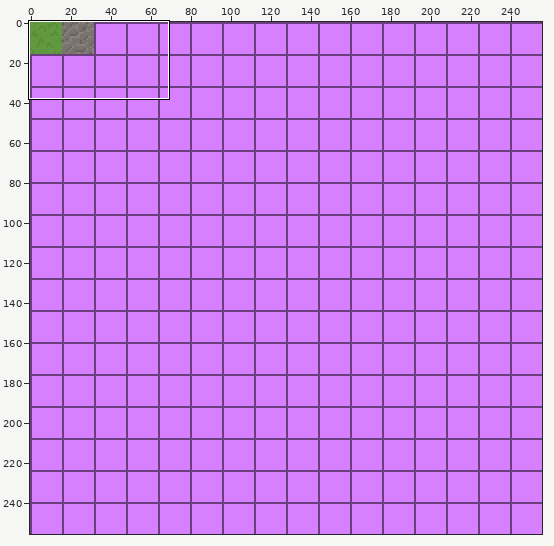
Sprite sheet, stored at src/main/resources/textures/terrain.png. Above, an overview of the earlier version with the close-up marked.
Close-up. Before the commit:
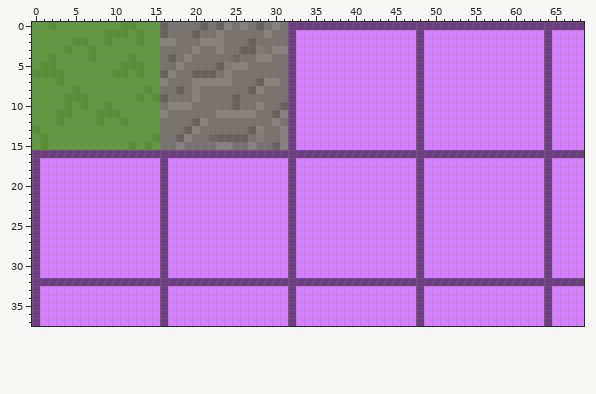
The file is 256x256 pixels. Colours within 5 levels of each other are drawn and written as one. Shown: x 0..68, y 0..37.
The same view after the edit:
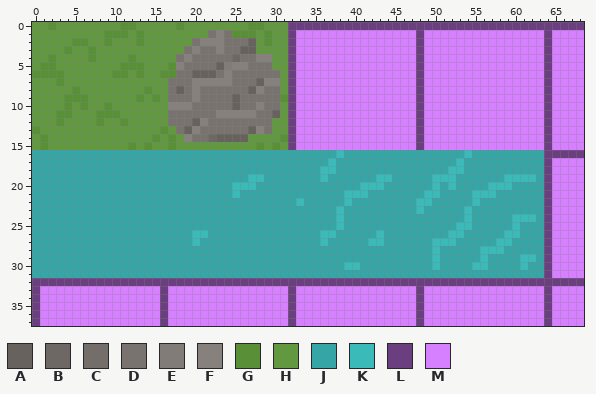
Palette (. is transparent): A #67625e  B #6e6864  C #736e6a  D #79736f  E #817c78  F #87817e  G #599037  H #629840  J #35a5a5  K #3bbaba  L #6b3f7f  M #d67fff
Changes in this commit:
@@ x 0..68 @@
- 0 HHGHHHHHHHHGGHHHADDDDADAFDFDADFDLLLLLLLLLLLLLLLLLLLLLLLLLLLLLLLLLLLLL
- 1 HHHHHHHHHGGGHGHHADDDADDFDDDDDFDDLMMMMMMMMMMMMMMMLMMMMMMMMMMMMMMMLMMMM
- 2 HHHHHGGHHGHHHGHHFFDDDFFFDDDADDDDLMMMMMMMMMMMMMMMLMMMMMMMMMMMMMMMLMMMM
- 3 HHHHGHHGHHHHHHHHDDDDFDDFDDAAEDFFLMMMMMMMMMMMMMMMLMMMMMMMMMMMMMMMLMMMM
- 4 HHGHHHHGHHHHGHHHDADFDDDDDBDDFFDDLMMMMMMMMMMMMMMMLMMMMMMMMMMMMMMMLMMMM
- 5 HGGHHHHHHHHGGGHHDCFDDDDAEFFDDDDDLMMMMMMMMMMMMMMMLMMMMMMMMMMMMMMMLMMMM
- 6 GGGGHHHHHHGGHGHHAFDDAAADFDDDDDDDLMMMMMMMMMMMMMMMLMMMMMMMMMMMMMMMLMMMM
- 7 HHHGHHHHHHHHHHHHFDDDFFFFFDDDAFFDLMMMMMMMMMMMMMMMLMMMMMMMMMMMMMMMLMMMM
- 8 HHHHHGHHHHHHHHGHDDADFDDDDDDAFDDDLMMMMMMMMMMMMMMMLMMMMMMMMMMMMMMMLMMMM
- 9 HHHHGGGHHHHHHGHGADDDFDDDDADDDDDDLMMMMMMMMMMMMMMMLMMMMMMMMMMMMMMMLMMMM
-10 HHHHGHGHHGHHHHHHDFFFDDDDDADDFDDALMMMMMMMMMMMMMMMLMMMMMMMMMMMMMMMLMMMM
-11 HHHGGHHHGGGHHHHHFDDDDDDFFFFFDDAFLMMMMMMMMMMMMMMMLMMMMMMMMMMMMMMMLMMMM
-12 HHHGHHHHGHHGHHHHDDDDAFDDDDDDDDFDLMMMMMMMMMMMMMMMLMMMMMMMMMMMMMMMLMMMM
-13 GHHHHHHHHHHHHHHHDDDAFDDDDDDAFDDFLMMMMMMMMMMMMMMMLMMMMMMMMMMMMMMMLMMMM
-14 HGHHHHHHHHHHHHHGDDAFDDBAAAADEDDFLMMMMMMMMMMMMMMMLMMMMMMMMMMMMMMMLMMMM
-15 HGHHHHHHHHHHGHGHDDFDDDDFFDDFDDAFLMMMMMMMMMMMMMMMLMMMMMMMMMMMMMMMLMMMM
-16 LLLLLLLLLLLLLLLLLLLLLLLLLLLLLLLLLLLLLLLLLLLLLLLLLLLLLLLLLLLLLLLLLLLLL
-17 LMMMMMMMMMMMMMMMLMMMMMMMMMMMMMMMLMMMMMMMMMMMMMMMLMMMMMMMMMMMMMMMLMMMM
-18 LMMMMMMMMMMMMMMMLMMMMMMMMMMMMMMMLMMMMMMMMMMMMMMMLMMMMMMMMMMMMMMMLMMMM
-19 LMMMMMMMMMMMMMMMLMMMMMMMMMMMMMMMLMMMMMMMMMMMMMMMLMMMMMMMMMMMMMMMLMMMM
-20 LMMMMMMMMMMMMMMMLMMMMMMMMMMMMMMMLMMMMMMMMMMMMMMMLMMMMMMMMMMMMMMMLMMMM
-21 LMMMMMMMMMMMMMMMLMMMMMMMMMMMMMMMLMMMMMMMMMMMMMMMLMMMMMMMMMMMMMMMLMMMM
-22 LMMMMMMMMMMMMMMMLMMMMMMMMMMMMMMMLMMMMMMMMMMMMMMMLMMMMMMMMMMMMMMMLMMMM
-23 LMMMMMMMMMMMMMMMLMMMMMMMMMMMMMMMLMMMMMMMMMMMMMMMLMMMMMMMMMMMMMMMLMMMM
-24 LMMMMMMMMMMMMMMMLMMMMMMMMMMMMMMMLMMMMMMMMMMMMMMMLMMMMMMMMMMMMMMMLMMMM
-25 LMMMMMMMMMMMMMMMLMMMMMMMMMMMMMMMLMMMMMMMMMMMMMMMLMMMMMMMMMMMMMMMLMMMM
-26 LMMMMMMMMMMMMMMMLMMMMMMMMMMMMMMMLMMMMMMMMMMMMMMMLMMMMMMMMMMMMMMMLMMMM
-27 LMMMMMMMMMMMMMMMLMMMMMMMMMMMMMMMLMMMMMMMMMMMMMMMLMMMMMMMMMMMMMMMLMMMM
-28 LMMMMMMMMMMMMMMMLMMMMMMMMMMMMMMMLMMMMMMMMMMMMMMMLMMMMMMMMMMMMMMMLMMMM
-29 LMMMMMMMMMMMMMMMLMMMMMMMMMMMMMMMLMMMMMMMMMMMMMMMLMMMMMMMMMMMMMMMLMMMM
-30 LMMMMMMMMMMMMMMMLMMMMMMMMMMMMMMMLMMMMMMMMMMMMMMMLMMMMMMMMMMMMMMMLMMMM
-31 LMMMMMMMMMMMMMMMLMMMMMMMMMMMMMMMLMMMMMMMMMMMMMMMLMMMMMMMMMMMMMMMLMMMM
+ 0 HHGHHHHHHHHGGHHHHHGHHHHHHHHGGHHHLLLLLLLLLLLLLLLLLLLLLLLLLLLLLLLLLLLLL
+ 1 HHHHHHHHHGGGHGHHHHHHHHDFDGGGHGHHLMMMMMMMMMMMMMMMLMMMMMMMMMMMMMMMLMMMM
+ 2 HHHHHGGHHGHHHGHHHHHHDFFFDDDAHGHHLMMMMMMMMMMMMMMMLMMMMMMMMMMMMMMMLMMMM
+ 3 HHHHGHHGHHHHHHHHHHHDFDDFDDAAHHHHLMMMMMMMMMMMMMMMLMMMMMMMMMMMMMMMLMMMM
+ 4 HHGHHHHGHHHHGHHHHHDFDDDDDBDDFFHHLMMMMMMMMMMMMMMMLMMMMMMMMMMMMMMMLMMMM
+ 5 HGGHHHHHHHHGGGHHHGFDDDDAEFFDDDHHLMMMMMMMMMMMMMMMLMMMMMMMMMMMMMMMLMMMM
+ 6 GGGGHHHHHHGGHGHHGGDDAAADFDDDDDDHLMMMMMMMMMMMMMMMLMMMMMMMMMMMMMMMLMMMM
+ 7 HHHGHHHHHHHHHHHHHDDDFFFFFDDDAFFHLMMMMMMMMMMMMMMMLMMMMMMMMMMMMMMMLMMMM
+ 8 HHHHHGHHHHHHHHGHHDADFDDDDDDAFDDHLMMMMMMMMMMMMMMMLMMMMMMMMMMMMMMMLMMMM
+ 9 HHHHGGGHHHHHHGHGHDDDFDDDDADDDDDGLMMMMMMMMMMMMMMMLMMMMMMMMMMMMMMMLMMMM
+10 HHHHGHGHHGHHHHHHHFFFDDDDDADDFDDHLMMMMMMMMMMMMMMMLMMMMMMMMMMMMMMMLMMMM
+11 HHHGGHHHGGGHHHHHHDDDDDDFFFFFDDAHLMMMMMMMMMMMMMMMLMMMMMMMMMMMMMMMLMMMM
+12 HHHGHHHHGHHGHHHHHDDDAFDDDDDDDDHHLMMMMMMMMMMMMMMMLMMMMMMMMMMMMMMMLMMMM
+13 GHHHHHHHHHHHHHHHGHDAFDDDDDDAFDHHLMMMMMMMMMMMMMMMLMMMMMMMMMMMMMMMLMMMM
+14 HGHHHHHHHHHHHHHGHGHFDDBAAAAHHHHGLMMMMMMMMMMMMMMMLMMMMMMMMMMMMMMMLMMMM
+15 HGHHHHHHHHHHGHGHHGHHHHHHHHHHGHGHLMMMMMMMMMMMMMMMLMMMMMMMMMMMMMMMLMMMM
+16 JJJJJJJJJJJJJJJJJJJJJJJJJJJJJJJJJJJJJJKJJJJJJJJJJJJJJJKJJJJJJJJJLLLLL
+17 JJJJJJJJJJJJJJJJJJJJJJJJJJJJJJJJJJJJJKJJJJJJJJJJJJJJJKJJJJJJJJJJLMMMM
+18 JJJJJJJJJJJJJJJJJJJJJJJJJJJJJJJJJJJJKKJJJJJJJJJJJJJJKKJJJJJJJJJJLMMMM
+19 JJJJJJJJJJJJJJJJJJJJJJJJJJJKKJJJJJJJKJJJJJJKKJJJJJKKKJJJJJJKKKKJLMMMM
+20 JJJJJJJJJJJJJJJJJJJJJJJJJKKKJJJJJJJJJJJJJKKKJJJJJJKJKJJJJKKKJJJJLMMMM
+21 JJJJJJJJJJJJJJJJJJJJJJJJJKJJJJJJJJJJJJJKKKJJJJJJJKKJJJJKKKJJJJJJLMMMM
+22 JJJJJJJJJJJJJJJJJJJJJJJJJJJJJJJJJKJJJJJKJJJJJJJJKKJJJJJKJJJJJJJJLMMMM
+23 JJJJJJJJJJJJJJJJJJJJJJJJJJJJJJJJJJJJJJKJJJJJJJJJKJJJJJKJJJJJJJJJLMMMM
+24 JJJJJJJJJJJJJJJJJJJJJJJJJJJJJJJJJJJJJJKJJJJJJJJJJJJJJJKJJJJJKKKJLMMMM
+25 JJJJJJJJJJJJJJJJJJJJJJJJJJJJJJJJJJJJJJKJJJJJJJJJJJJJJKKJJJJJKJJJLMMMM
+26 JJJJJJJJJJJJJJJJJJJJKKJJJJJJJJJJJJJJKKJJJJJKJJJJJJJJKKJJJJJKKJJJLMMMM
+27 JJJJJJJJJJJJJJJJJJJJKJJJJJJJJJJJJJJJKJJJJJKKJJJJJJKKKJJJJJKKJJJJLMMMM
+28 JJJJJJJJJJJJJJJJJJJJJJJJJJJJJJJJJJJJJJJJJJJJJJJJJJKJJJJJKKKJJJJJLMMMM
+29 JJJJJJJJJJJJJJJJJJJJJJJJJJJJJJJJJJJJJJJJJJJJJJJJJJKJJJJJKJJJJKKJLMMMM
+30 JJJJJJJJJJJJJJJJJJJJJJJJJJJJJJJJJJJJJJJKKJJJJJJJJJKJJJJKKJJJJKJJLMMMM
+31 JJJJJJJJJJJJJJJJJJJJJJJJJJJJJJJJJJJJJJJJJJJJJJJJJJJJJJJJJJJJJJJJLMMMM
 32 LLLLLLLLLLLLLLLLLLLLLLLLLLLLLLLLLLLLLLLLLLLLLLLLLLLLLLLLLLLLLLLLLLLLL
Boxes around the changes in both close-ups, in picture pixels (x1, y1, x2, y2):
changed: (32, 22, 544, 278)
